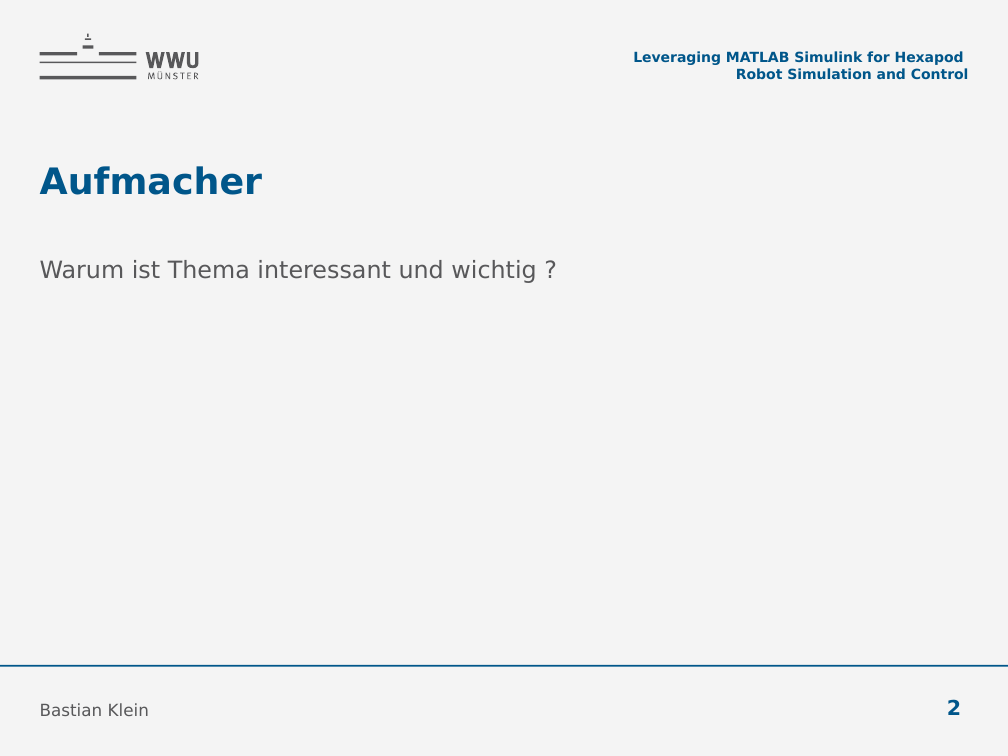
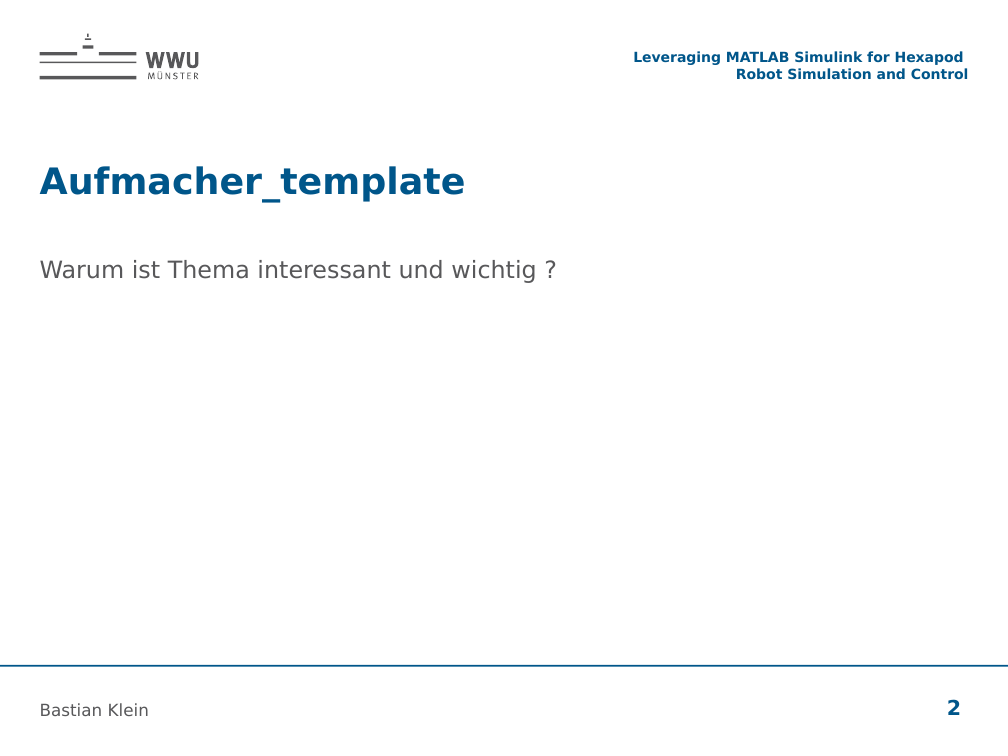
Before and after one commit to bastianklein612/Bachelor-Thesis, a slide deck: slide 2 of presentation/Zwischenvortrag.pptx. Drawn at 1008x756 pixels with LibreOffice and Linux fonts; fonts in the diff are those of the drawing; background and template pictures are left out. Boxes give left, top, right and bottom in pixels: in the first picture for what was removed or moved away, otherwise in the second. Text is boxed around its words. In the diff, an @@ line names an element or a change of style, - is before the commit and + after.

```diff
--- a/presentation/Zwischenvortrag.pptx
+++ b/presentation/Zwischenvortrag.pptx
@@ background #F4F4F4 to #FFFFFF @@
@@ title at [40, 166, 466, 202]: text changed @@
-Aufmacher
+Aufmacher_template
```
Also in this commit, not shown: 10 other slides changed, 3 slides added, 5 other files.
